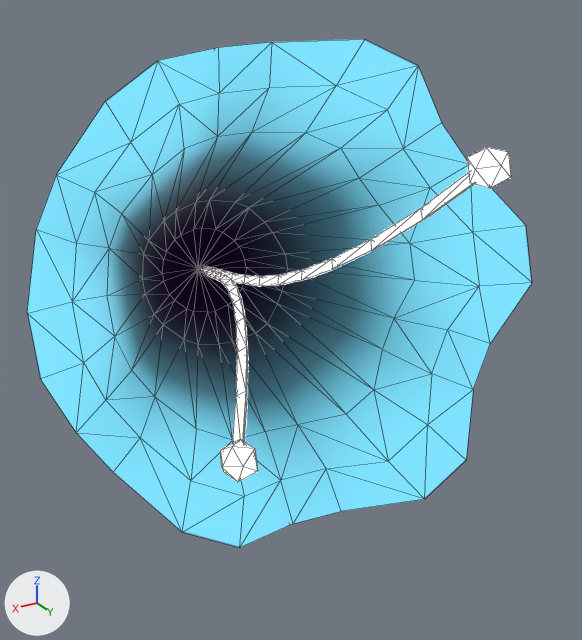
The glTF model assets/environment/Level 1/decoration/Cave_debris_flower.glb as it was, and as the next commit left it.
One viewpoint serves both versions: a 50 mm lens placed at (0.522, 0.977, 0.363), pointed at (0.174, 0.397, 0.073). Arrows for +X, +Y and +Z are at lower left; the lights stay in place. Mesh edges are drawn as thin lines. Vertices at the same position are counted once.

Names of what the first picture shows: 'Vine_Flower'.
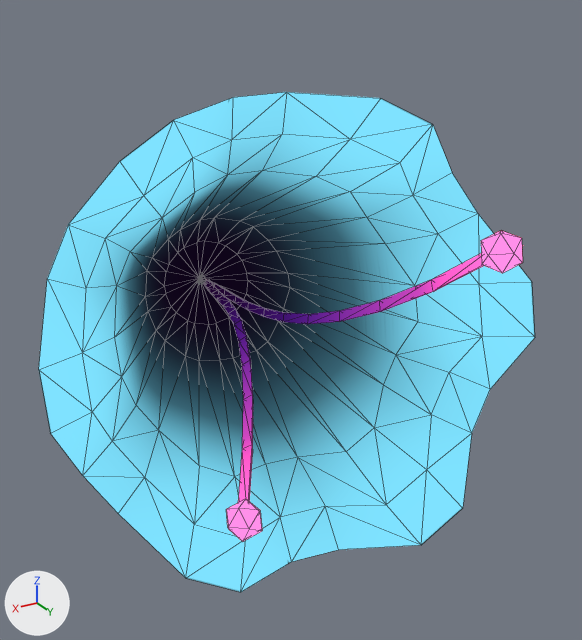
Location of each change, (x1, y1, x2, y2) in pixels of the pictures (582 x 640 px):
'Vine_Flower', surface changed, mesh turned: before (27, 39, 532, 548); after (39, 92, 535, 592)

What changed in the scene script:
```text
Add img_stamen:
    img_stamen = load_image('Stamen', '_unpacked/Stamen', 1024, 1024, 'sRGB')
Change mat_flower_stamen:
    where n0 = _N.new('ShaderNodeBsdfPrincipled'); n0.name = 'Principled BSDF'
    n0.inputs[28].default_value: 50.0 -> 3.0  # 'Emission Strength'
    add n2 = _N.new('ShaderNodeTexImage'); n2.name = 'Image Texture'
    add n2.image = img_stamen
    add _L.new(n2.outputs[0], n0.inputs[27])  # 'Color' to 'Emission Color'
Change me_circle_001:
    where me_circle_001.from_pydata(...)  # 232 vertices, 412 faces; spans x -0.005..0.427, y -0.002..0.671, z -0.01..0.324
    used by ob_vine_flower; location = (0.0, 0.0, 0.0)
    me_circle_001 part 1: the whole mesh is turned -3.7 degrees about the x axis through the mesh origin
```
